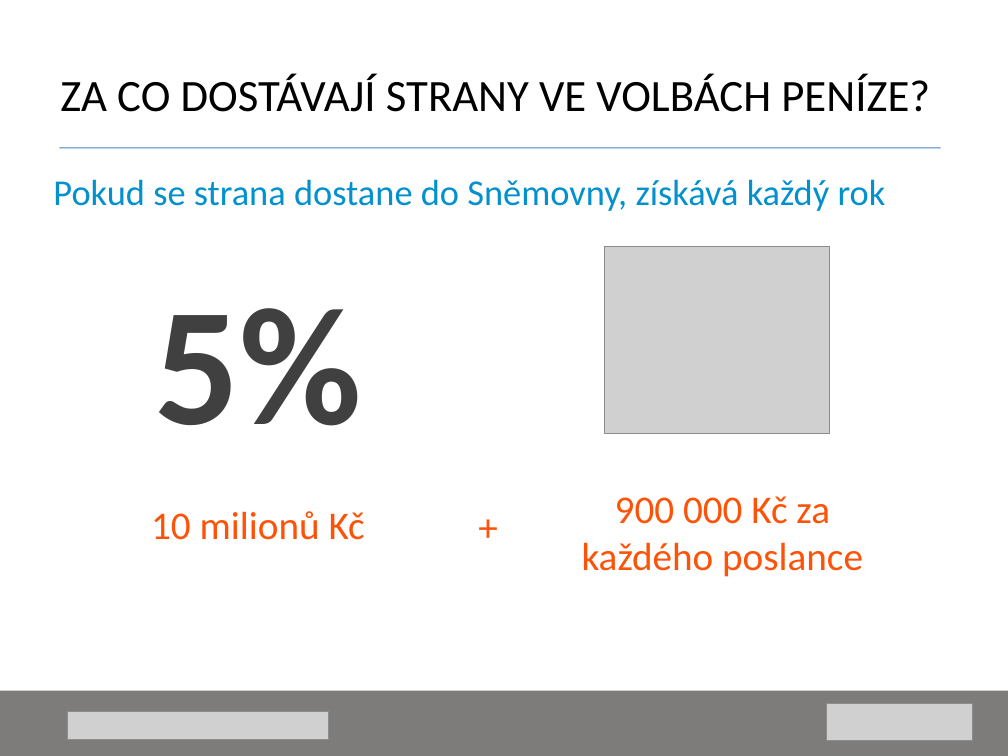
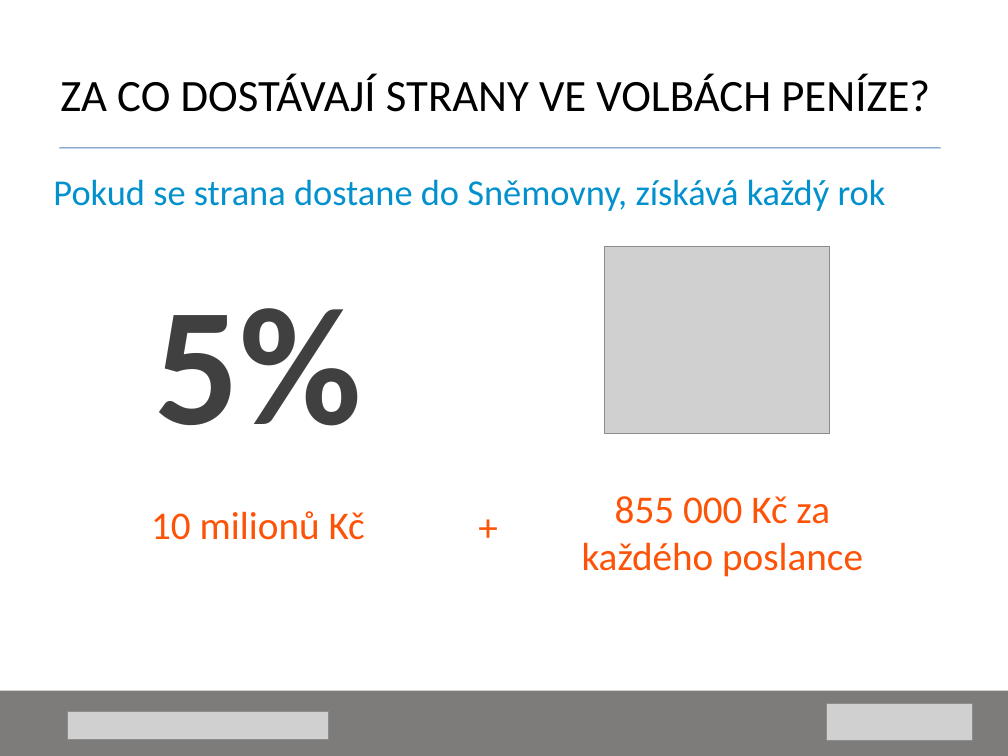
Before and after one commit to KohoVolit/vaa2012-2, a slide deck: slide 26 of www/docs/prezentace-2013.pps. Drawn at 1008x756 pixels with LibreOffice and Linux fonts; fonts in the diff are those of the drawing; grey boxes stand for pictures. Boxes give left, top, right and bottom in pixels: in the first picture for what was removed or moved away, otherwise in the second. Text is boxed around its words. In the diff, an @@ line names an element or a change of style, - is before the commit and + after.

```diff
--- a/www/docs/prezentace-2013.pps
+++ b/www/docs/prezentace-2013.pps
@@ text at [582,496,863,577]: text changed @@
-900 000 Kč za každého poslance
+855 000 Kč za každého poslance
```
Also in this commit, not shown: 2 other files.
